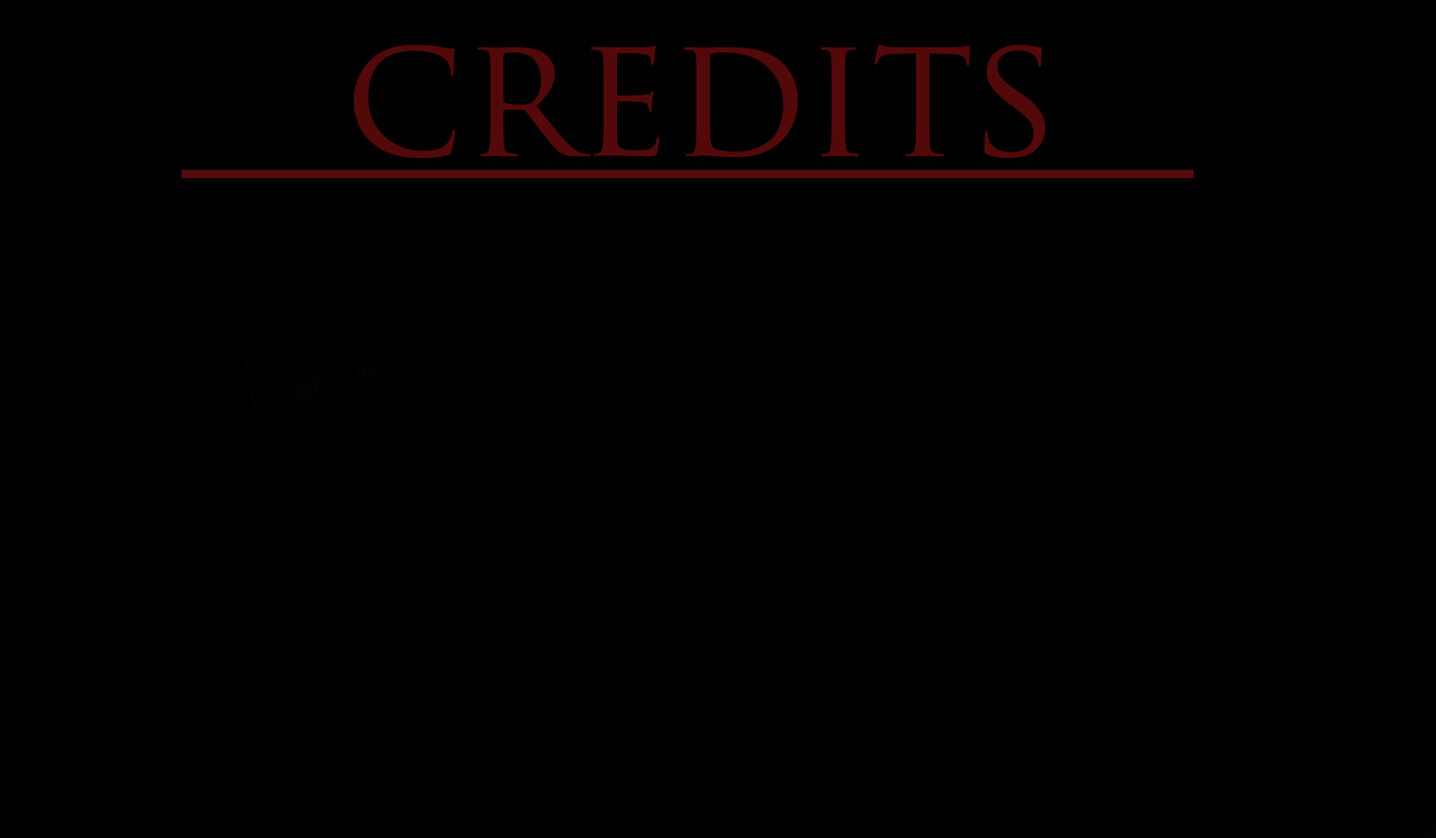
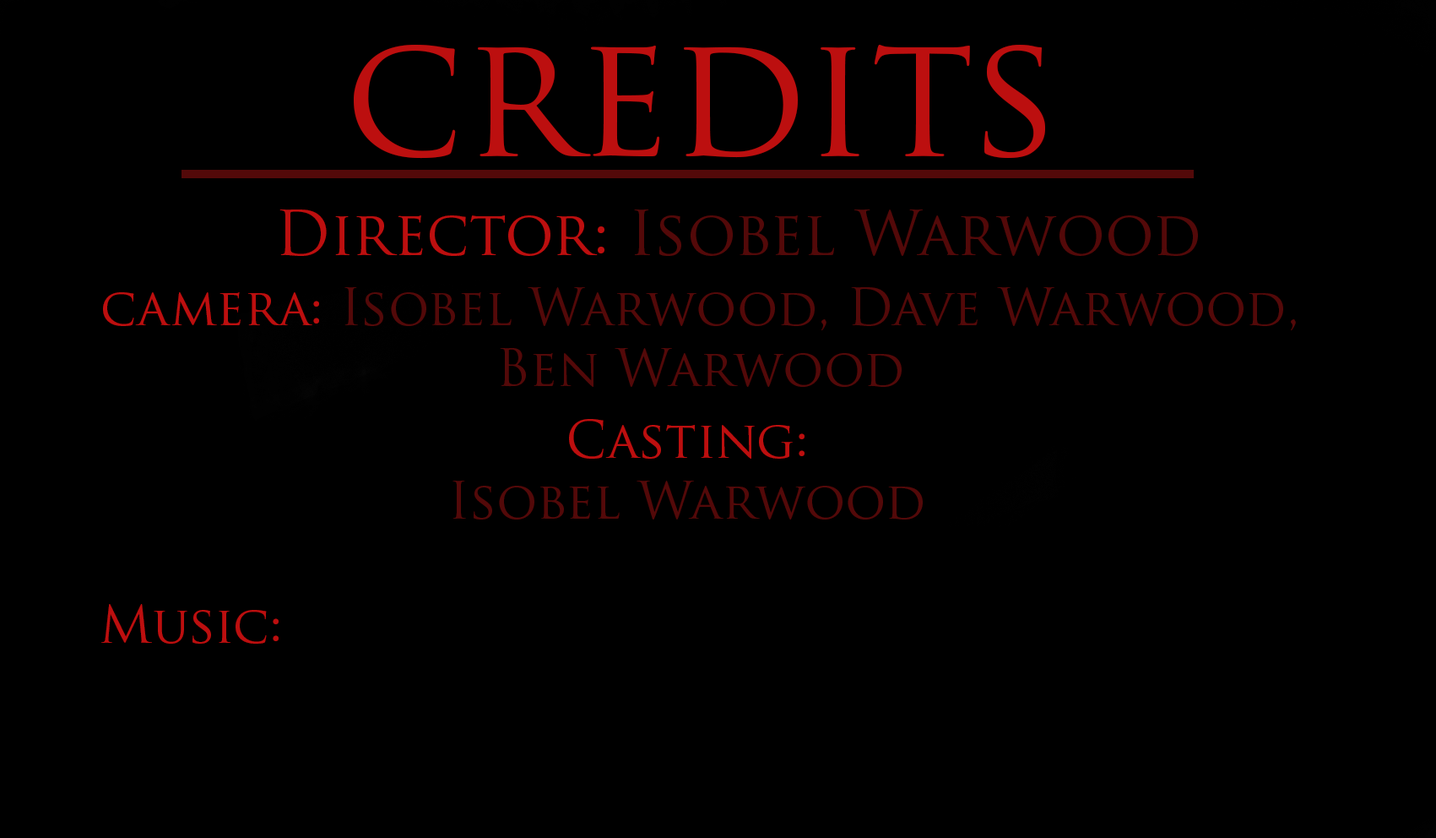
The second 1436×838 image is a revision of the first. Changes to its layers:
added layer "Music:m" above "Casting: Isobel Warwood" over [101, 603, 279, 644]
added layer "Casting: Isobel Warwood" above "camera: Isobel Warwood, Dave Warwood, Ben Warwood" over [452, 418, 924, 520]
added layer "camera: Isobel Warwood, Dave Warwood, Ben Warwood" above "Director: Isobel Warwood" over [103, 287, 1297, 387]
added layer "Director: Isobel Warwood" above "credits" over [279, 209, 1199, 256]
painted on "credits" over [353, 44, 1046, 159]
